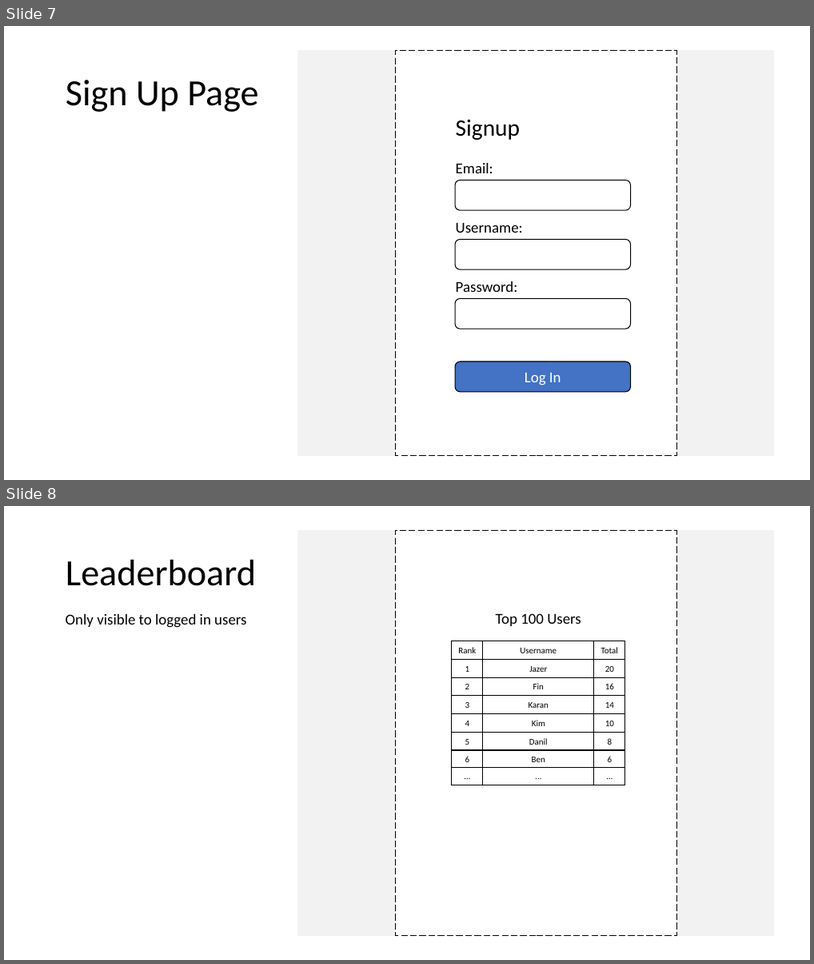
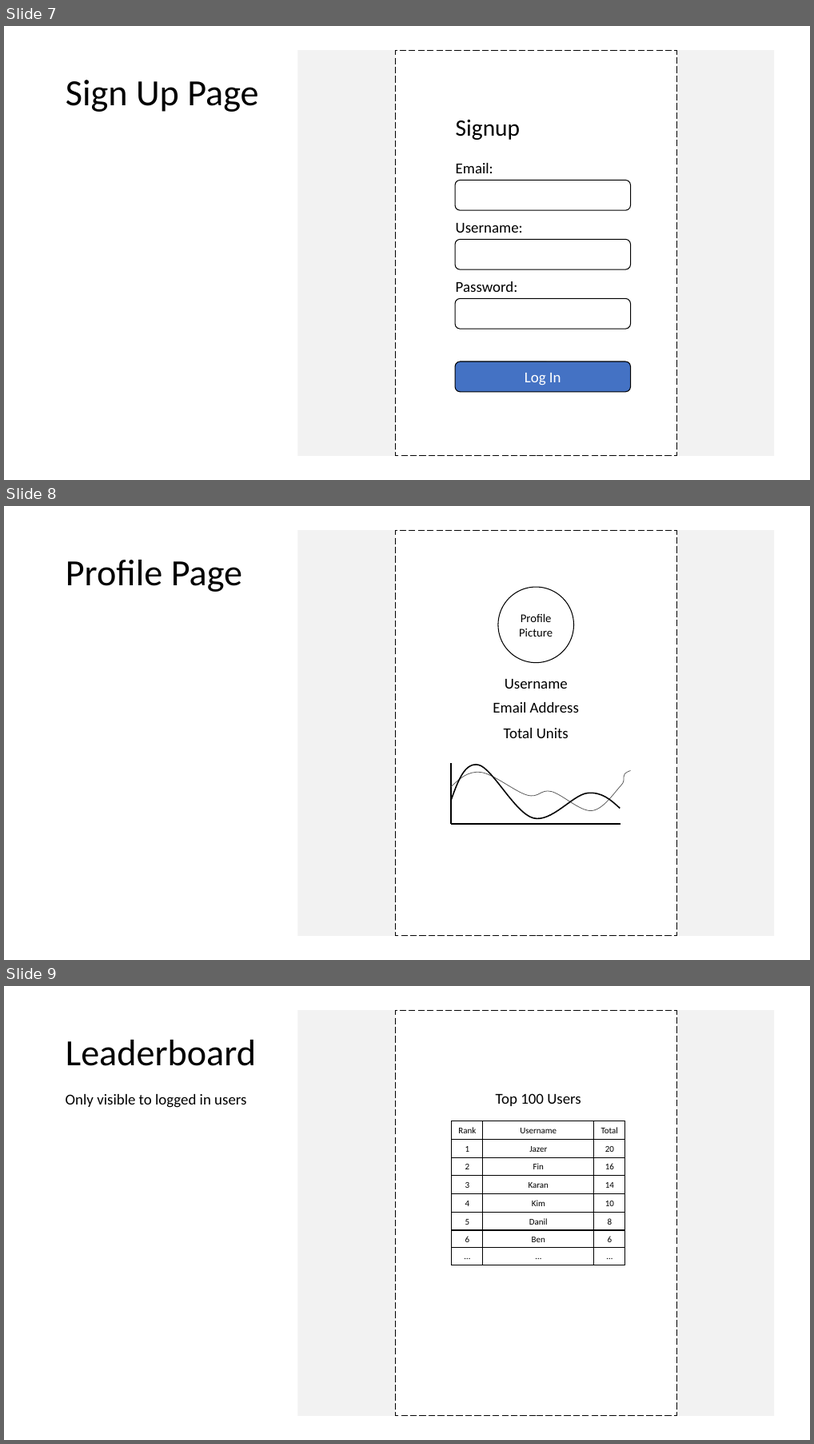
Before and after one commit to JazerBarclay/ci536-group-project, a slide deck: documentation/Quark Wireframes and User Stories.pptx. Shown one above the other, each under a label of ours: slides 7 and 8 before the commit, slides 7, 8 and 9 after it. The pictures are 814x964 and 814x1444 pixels, drawn with LibreOffice and Linux fonts; fonts in the diff are those of the drawing. Boxes give left, top, right and bottom in pixels: in the first picture for what was removed or moved away, otherwise in the second. Text is boxed around its words. In the diff, an @@ line names an element or a change of style, - is before the commit and + after.

```diff
--- a/documentation/Quark Wireframes and User Stories.pptx
+++ b/documentation/Quark Wireframes and User Stories.pptx
@@ slide 8 added at (4,506,810,960), background #FFFFFF @@
@@ rectangle added at (298,530,774,936), fill #F2F2F2 @@
@@ title added at (66,560,242,592), 44 pt, text #000000 @@
+Profile Page
@@ group added at (395,530,677,936): 3 texts, 2 lines, 2 freeform shapes, 1 rectangle, 1 ellipse @@
+Username
+Email Address
+Total Units
+Profile Picture
@@ what was slide 8 is now slide 9 @@
```
Also in this commit, not shown: 1 slide changed, 3 other slides added, 4 slides removed.
